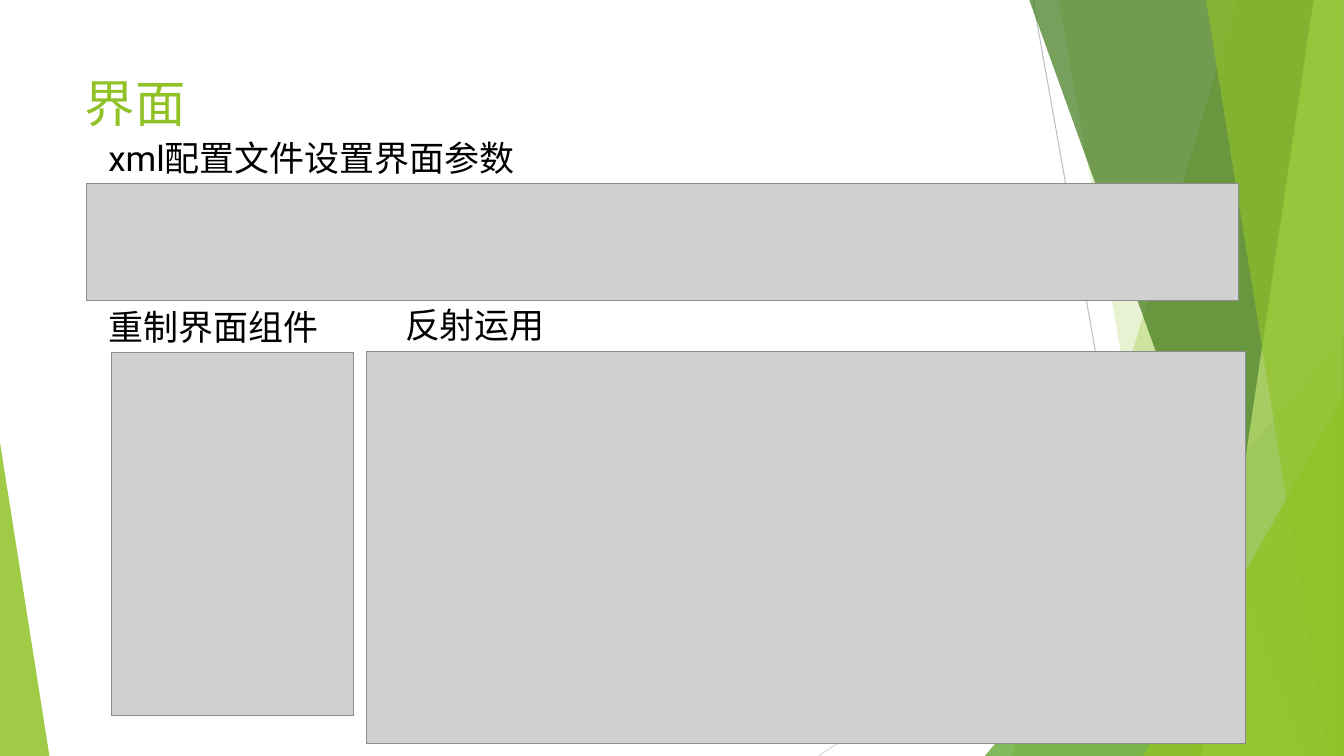
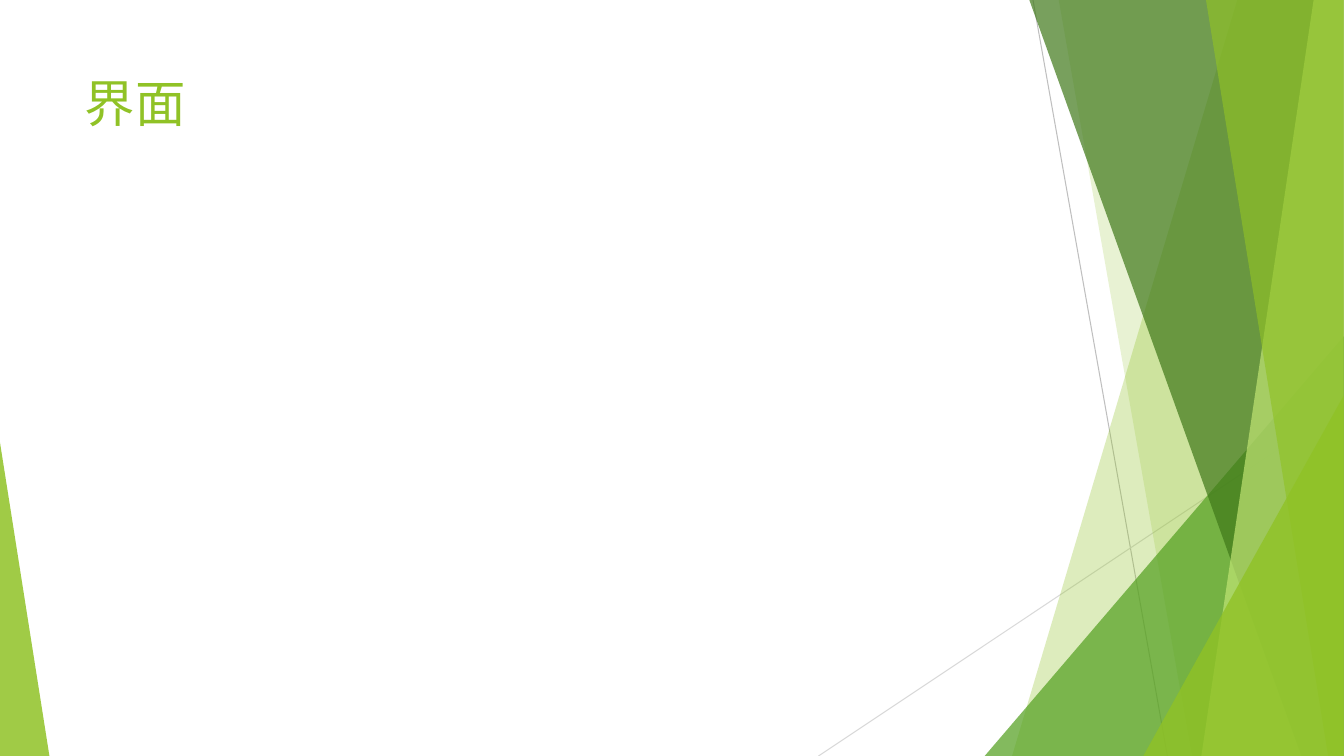
Before and after one commit to cuiods/Gitmining, a slide deck: slide 5 of Doc/迭代一/Gitmining迭代一项目演示.pptx. Drawn at 1344x756 pixels with LibreOffice and Linux fonts; fonts in the diff are those of the drawing; grey boxes stand for pictures. Boxes give left, top, right and bottom in pixels: in the first picture for what was removed or moved away, otherwise in the second. Text is boxed around its words. In the diff, an @@ line names an element or a change of style, - is before the commit and + after.

```diff
--- a/Doc/迭代一/Gitmining迭代一项目演示.pptx
+++ b/Doc/迭代一/Gitmining迭代一项目演示.pptx
@@ text removed at (x1=108, y1=141, x2=514, y2=174) @@
-xml配置文件设置界面参数
@@ picture removed at (x1=86, y1=184, x2=1239, y2=300) @@
@@ text removed at (x1=108, y1=310, x2=318, y2=343) @@
-重制界面组件
@@ text removed at (x1=405, y1=308, x2=545, y2=341) @@
-反射运用
@@ picture removed at (x1=112, y1=353, x2=355, y2=716) @@
@@ picture removed at (x1=367, y1=351, x2=1246, y2=744) @@
```
Also in this commit, not shown: 6 other slides changed.
